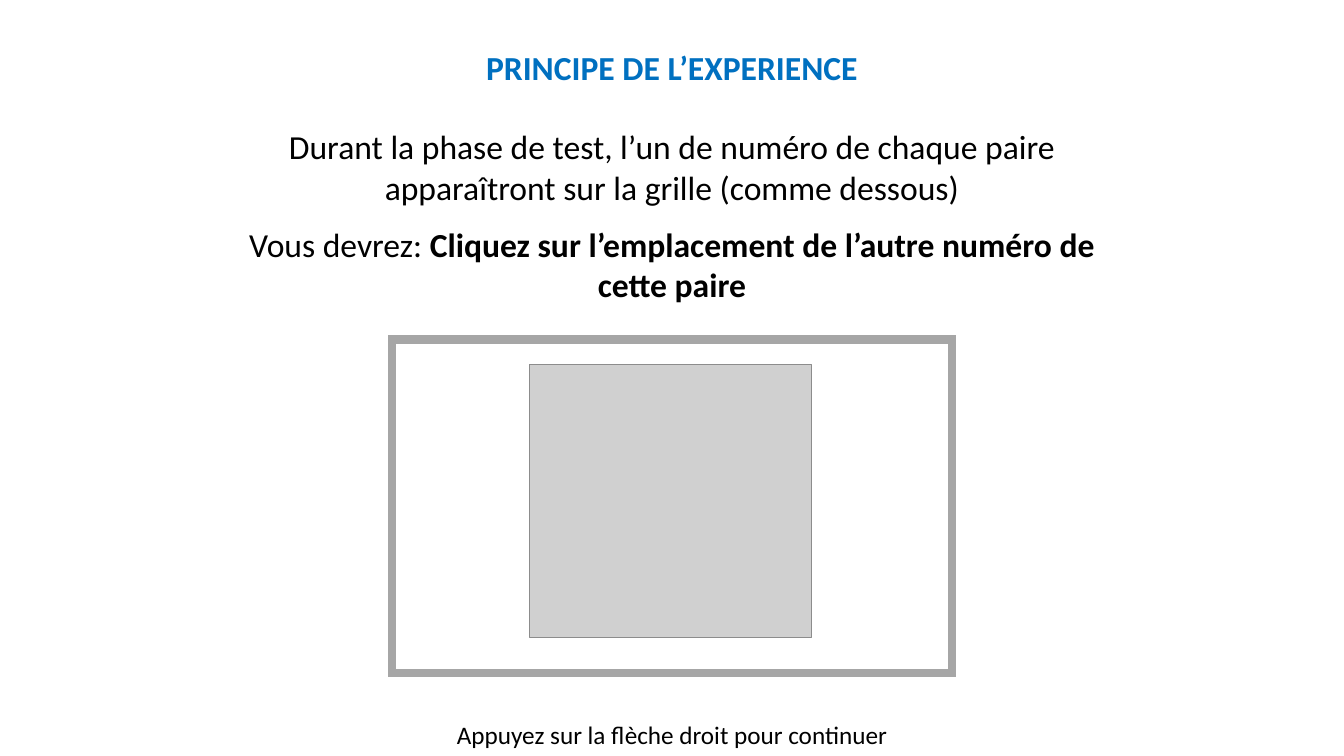
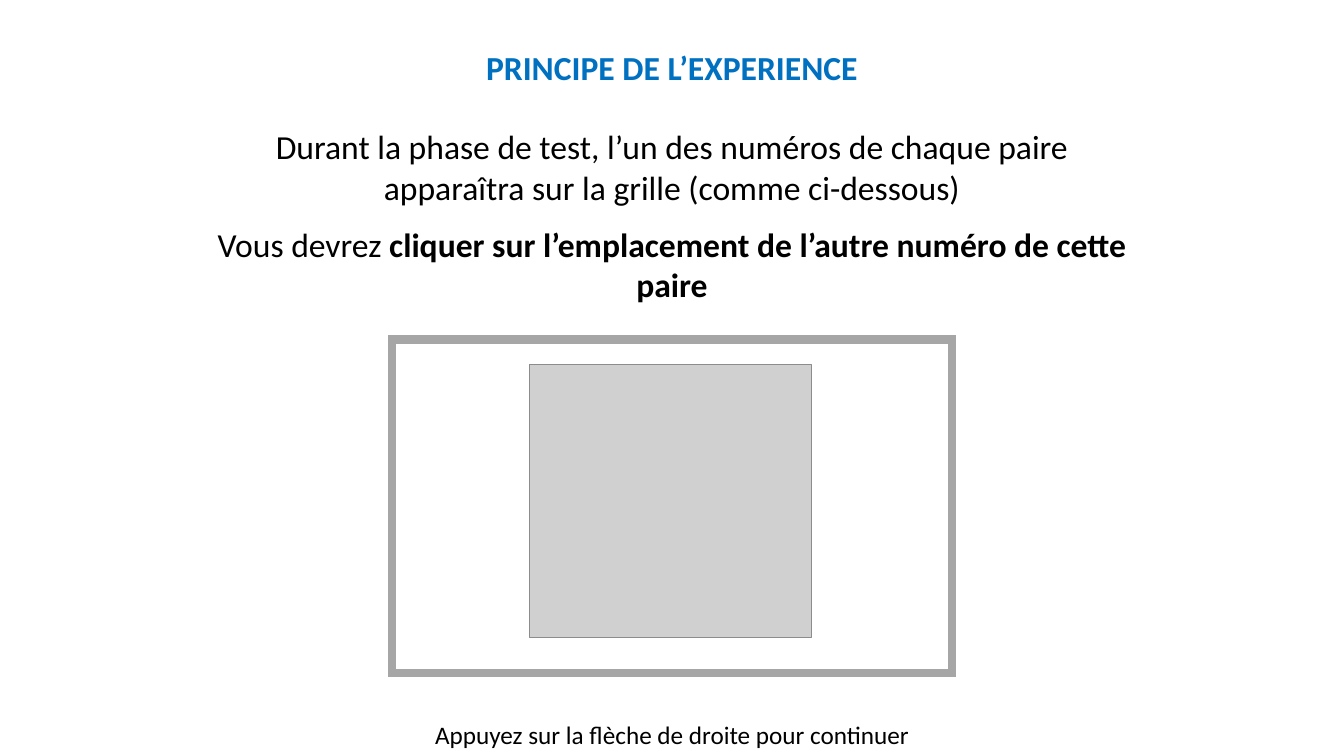
Before and after one commit to MBB-team/Online_Testing, a slide deck: slide 5 of src/Self_Efficacy/Stimuli/Instructions.pptx. Drawn at 1344x756 pixels with LibreOffice and Linux fonts; fonts in the diff are those of the drawing; grey boxes stand for pictures. Boxes give left, top, right and bottom in pixels: in the first picture for what was removed or moved away, otherwise in the second. Text is boxed around its words. In the diff, an @@ line names an element or a change of style, - is before the commit and + after.

```diff
--- a/src/Self_Efficacy/Stimuli/Instructions.pptx
+++ b/src/Self_Efficacy/Stimuli/Instructions.pptx
@@ text at box(218, 135, 1126, 303): text changed @@
-Durant la phase de test, l’un de numéro de chaque paire apparaîtront sur la grille (comme dessous)
-Vous devrez: Cliquez sur l’emplacement de l’autre numéro de cette paire
+Durant la phase de test, l’un des numéros de chaque paire apparaîtra sur la grille (comme ci-dessous)
+Vous devrez cliquer sur l’emplacement de l’autre numéro de cette paire
@@ text at box(435, 726, 909, 748): text changed @@
-Appuyez sur la flèche droit pour continuer
+Appuyez sur la flèche de droite pour continuer
```
Also in this commit, not shown: 44 other slides changed, 45 other files.
